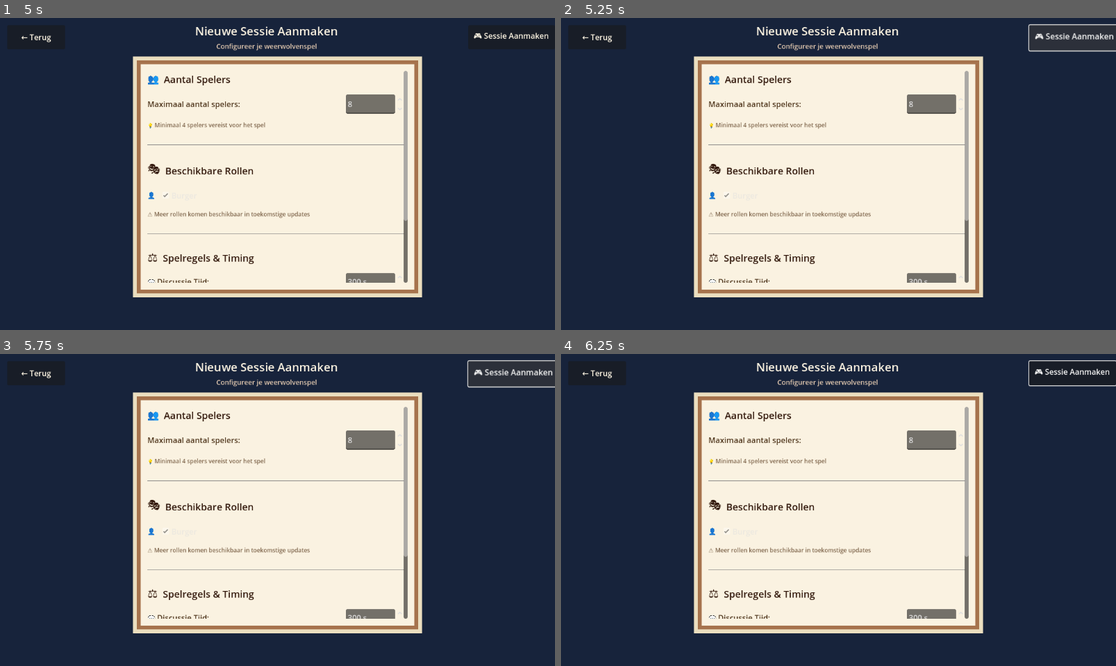
Above: before the commit, frames 1-4 (two rows, left to right).
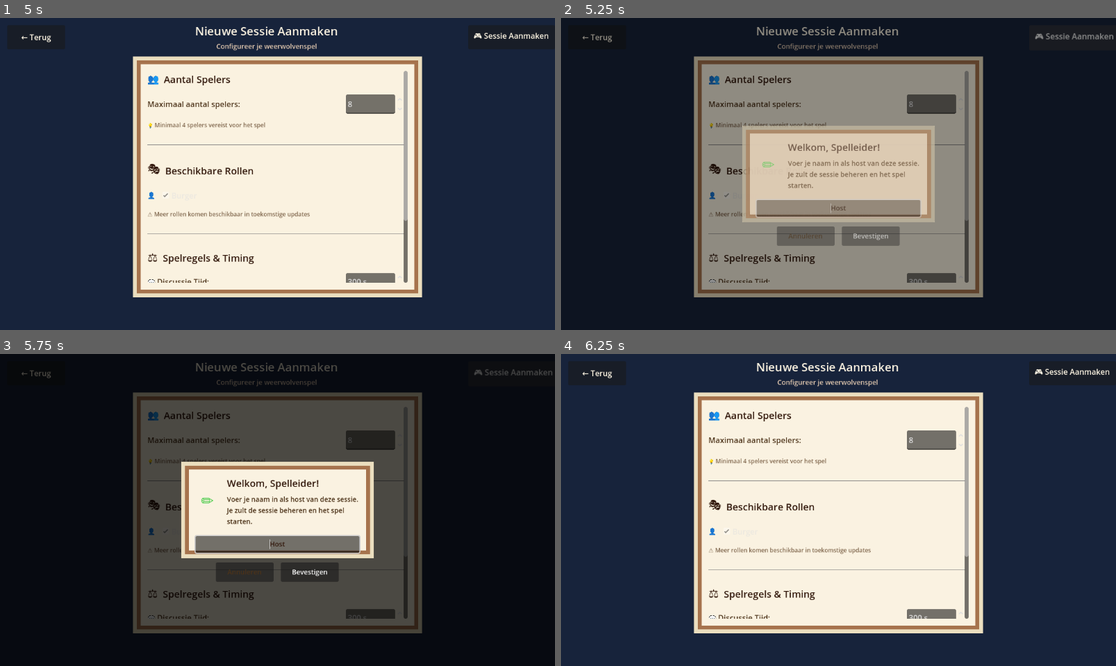
Above: after the commit, the same moments.

Repository: nvoostrom/weerwolfen-online
Game: Godot game, scene res://scenes/MainScreen.tscn
Two runs of this game, one before a commit and one after it. Both use one fixed random seed, a clock stepped at 60 frames per second and the inputs below.
Inputs (mouse positions are in pixels of both pictures, inside the frame that each line leads up to):
- Up to frame 1 (5 s): click "🎮 Spel Starten" at 0.5 s; click "🚪 Deelnemen aan Sessie" at 1.25 s; click (277, 198) at 2.02 s; type "12" at 2.1 s; click "✕" at 2.75 s; click "🎮 Spel Starten" at 3.5 s; click "⚡ Nieuwe Sessie Aanmaken" at 4.25 s
- Up to frame 2 (5.25 s): click "🎮 Sessie Aanmaken" at 5 s
- Up to frame 3 (5.75 s): no input
- Up to frame 4 (6.25 s): click (805, 572) at 5.75 s, where only the run after the commit has a clickable "Annuleren"

Frame 1 is identical in both runs. In frame 2, 99% of the frame differs, in the area x 0-100%, y 0-100%; in frame 3, 94%; in frame 4, 0.2%.
Error before the commit: Invalid call. Nonexistent function 'show_input' in base 'Nil'. (res://scripts/CreateSessionScreen.gd:146)

Commit message:
fix nil bug in create session

Diff:
--- a/scripts/CreateSessionScreen.gd
+++ b/scripts/CreateSessionScreen.gd
@@ -143,14 +143,20 @@
 	show_host_name_dialog(player_count, rules)
 
 func show_host_name_dialog(player_count: int, rules: Dictionary):
-	var dialog = DialogHelper.show_input(
-		self,
+	# Create a custom dialog using the CustomDialog directly
+	var dialog_script = load("res://scripts/CustomDialog.gd")
+	var dialog = dialog_script.new()
+	add_child(dialog)
+	dialog.setup_dialog(CustomDialog.DialogType.INPUT,
 		"Welkom, Spelleider!",
 		"Voer je naam in als host van deze sessie.\nJe zult de sessie beheren en het spel starten.",
-		"Je naam als spelleider...",
-		"Host"
-	)
-
+		"Bevestigen", "Annuleren")
+
+	if dialog.line_edit:
+		dialog.line_edit.placeholder_text = "Je naam als spelleider..."
+		dialog.line_edit.text = "Host"
+
+	dialog.show_dialog()
 	dialog.confirmed.connect(_on_host_name_confirmed.bind(dialog, player_count, rules))
 
 func _on_host_name_confirmed(dialog, player_count: int, rules: Dictionary):
@@ -193,13 +199,15 @@
 	create_button.text = "✅ Sessie aangemaakt!"
 	create_button.modulate = Color.GREEN
 
-	# Show success dialog
-	var success_dialog = DialogHelper.show_info(
-		self,
+	# Show success dialog using CustomDialog directly
+	var dialog_script = load("res://scripts/CustomDialog.gd")
+	var success_dialog = dialog_script.new()
+	add_child(success_dialog)
+	success_dialog.setup_dialog(CustomDialog.DialogType.INFO,
 		"Sessie Aangemaakt!",
-		"Je sessie is succesvol aangemaakt met PIN: " + pin + "\n\nJe wordt nu doorgestuurd naar de wachtruimte."
-	)
-
+		"Je sessie is succesvol aangemaakt met PIN: " + pin + "\n\nJe wordt nu doorgestuurd naar de wachtruimte.",
+		"OK")
+	success_dialog.show_dialog()
 	success_dialog.confirmed.connect(_navigate_to_session)
 
 func _navigate_to_session():
@@ -229,10 +237,18 @@
 	create_button.modulate = Color.WHITE
 
 func show_error(title: String, message: String):
-	DialogHelper.show_error(self, title, message)
+	var dialog_script = load("res://scripts/CustomDialog.gd")
+	var dialog = dialog_script.new()
+	add_child(dialog)
+	dialog.setup_dialog(CustomDialog.DialogType.ERROR, title, message, "OK")
+	dialog.show_dialog()
 
 func show_info(title: String, message: String):
-	DialogHelper.show_info(self, title, message)
+	var dialog_script = load("res://scripts/CustomDialog.gd")
+	var dialog = dialog_script.new()
+	add_child(dialog)
+	dialog.setup_dialog(CustomDialog.DialogType.INFO, title, message, "OK")
+	dialog.show_dialog()
 
 func _exit_tree():
 	# Disconnect from network events
